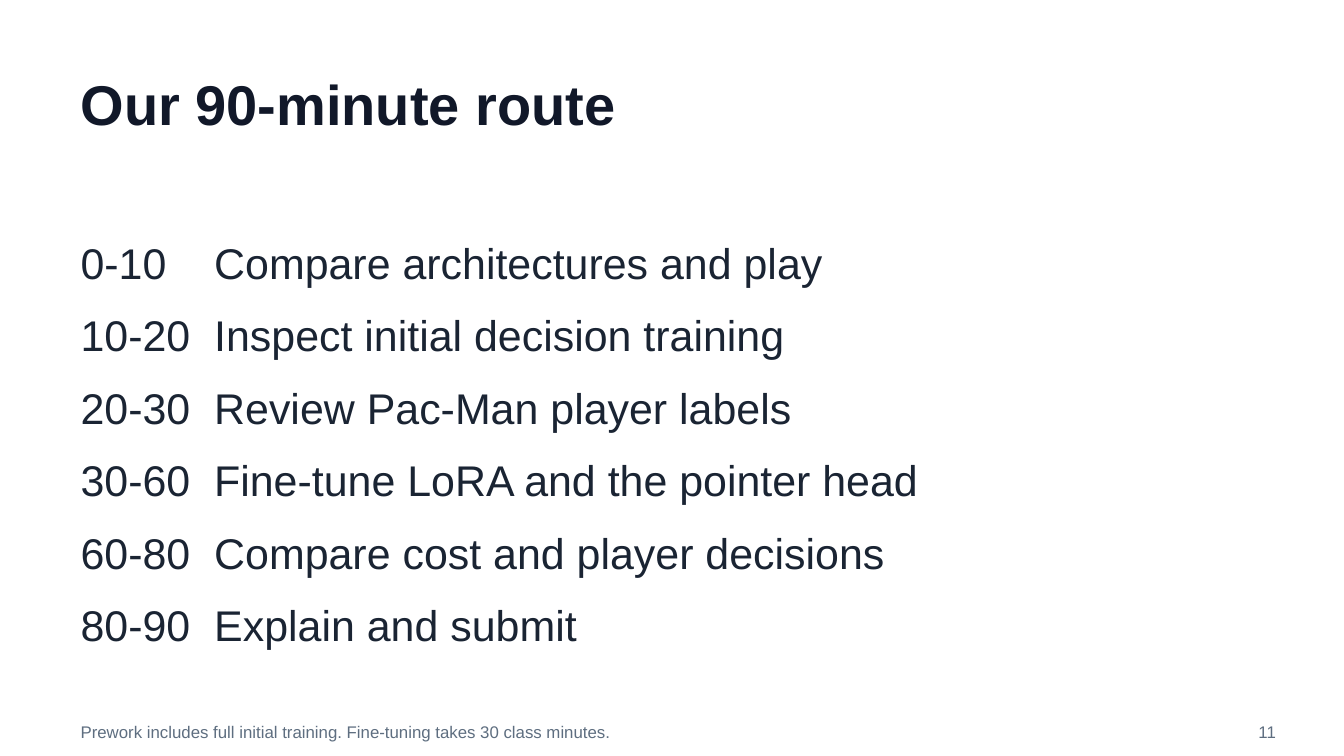
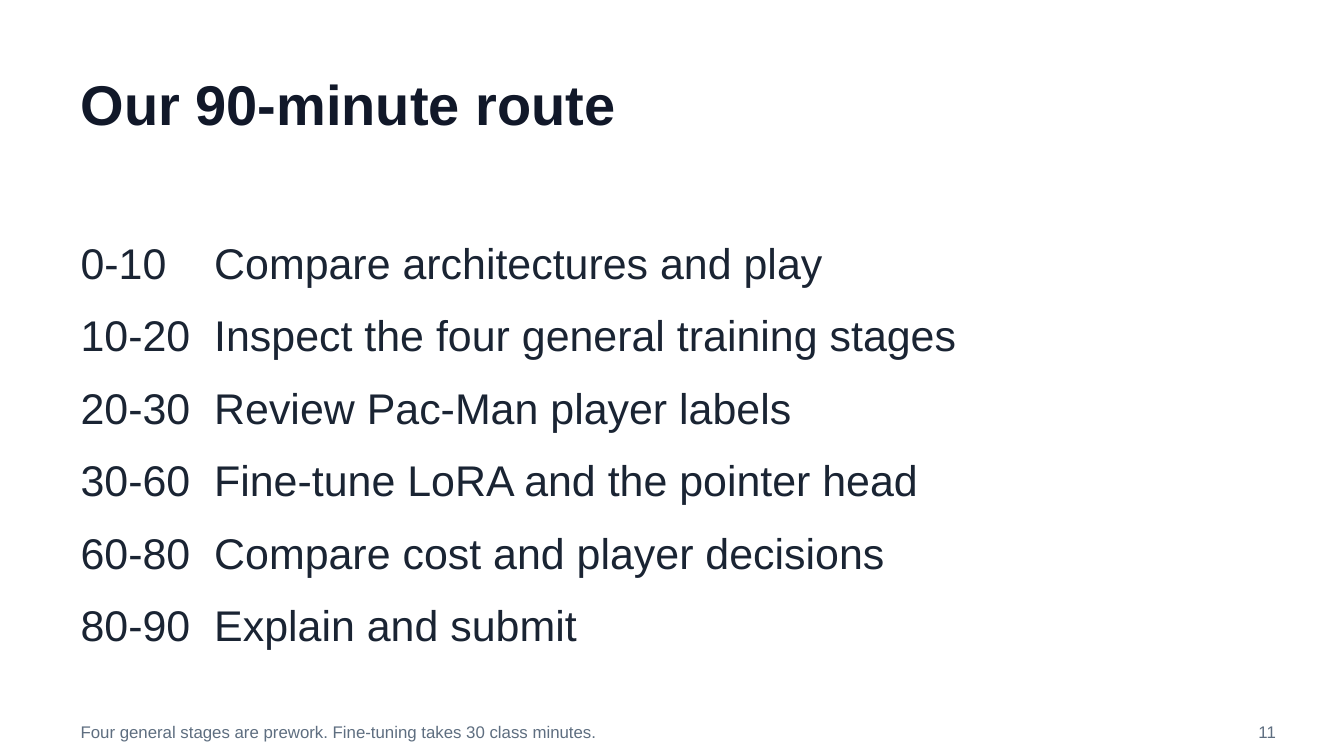
Before and after one commit to huixu11/QPlusLearning, a slide deck: slide 11 of labs/lab-01-kev-pacman/slides/pacman-lab.pptx. Drawn at 1344x756 pixels with LibreOffice and Linux fonts; fonts in the diff are those of the drawing. Boxes give left, top, right and bottom in pixels: in the first picture for what was removed or moved away, otherwise in the second. Text is boxed around its words. In the diff, an @@ line names an element or a change of style, - is before the commit and + after.

Commit message:
Use Kev-4B curriculum with required optimized training kernels

```diff
--- a/labs/lab-01-kev-pacman/slides/pacman-lab.pptx
+++ b/labs/lab-01-kev-pacman/slides/pacman-lab.pptx
@@ text at [81,320,956,360]: text changed @@
-10-20 Inspect initial decision training
+10-20 Inspect the four general training stages
@@ text at [81,726,597,742]: text changed @@
-Prework includes full initial training. Fine-tuning takes 30 class minutes.
+Four general stages are prework. Fine-tuning takes 30 class minutes.
```
Also in this commit, not shown: 6 other slides changed, 1 slide added, 1 slide removed, 21 other files.
